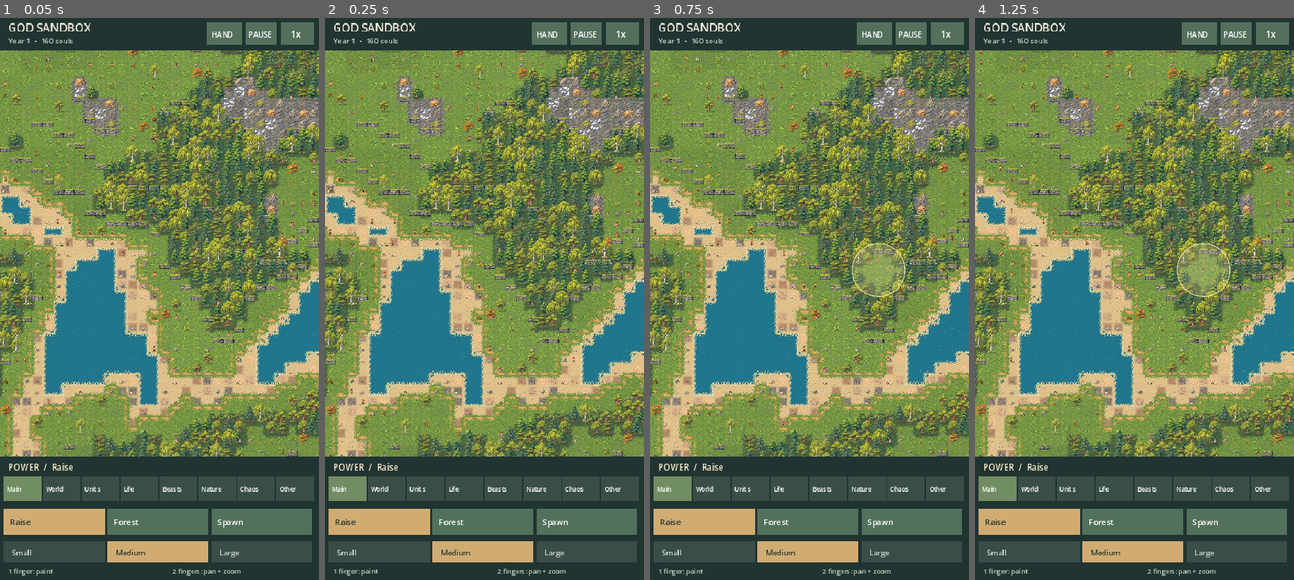
Above: before the commit, frames 1-4 (left to right).
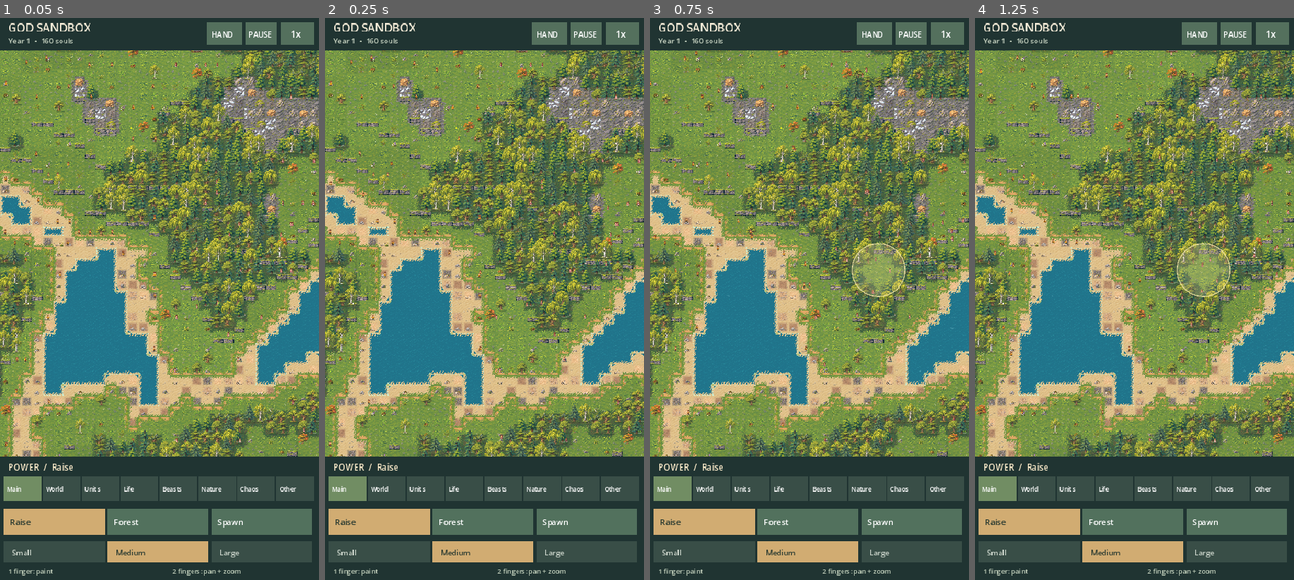
Above: after the commit, the same moments.

Repository: sebbbbrrrr/God-sandbox
Game: Godot game, scene res://scenes/world.tscn
Two runs of this game, one before a commit and one after it. Both use one fixed random seed, a clock stepped at 60 frames per second and the inputs below.
Inputs (mouse positions are in pixels of both pictures, inside the frame that each line leads up to):
- Up to frame 1 (0.05 s): no input
- Up to frame 2 (0.25 s): no input
- Up to frame 3 (0.75 s): move the mouse to (879, 270) at 0.52 s; click (879, 270) at 0.67 s
- Up to frame 4 (1.25 s): no input

Frame 1 is identical in both runs. In frame 2, 0.4% of the frame differs, in the area x 1-96%, y 5-77%; in frame 3, 0.5%; in frame 4, 0.6%, in the area x 1-100%, y 5-76%.

Commit message:
Interpolate pixel-art citizens between simulation tiles and animate walking

Diff:
--- a/scripts/pixel_world_renderer.gd
+++ b/scripts/pixel_world_renderer.gd
@@ -4,6 +4,7 @@
 const Atlas = preload("res://scripts/pixel_atlas.gd")
 const Chunk = preload("res://scripts/pixel_chunk.gd")
 const Commands = preload("res://scripts/pixel_commands.gd")
+const Walk = preload("res://scripts/citizen_walk.gd")
 const TILE := 32
 const CHUNK := 16
 const RISE := 12
@@ -18,6 +19,8 @@
 var atlas: PixelAtlas
 var chunks: Dictionary = {}
 var unit_rows: Array[PixelCommands] = []
+var walks: CitizenWalk
+var walk_draw_accum := 0.0
 var effects: PixelCommands
 var detail := 1
 var visible_rect := Rect2()
@@ -37,6 +40,7 @@
 func setup(simulation: SandboxSimulation) -> void:
     world = simulation
     atlas = Atlas.new()
+    walks = Walk.new()
     texture_filter = CanvasItem.TEXTURE_FILTER_NEAREST
     z_index = -1000
     for cy in range(ceili(float(world.HEIGHT) / CHUNK)):
@@ -137,6 +141,8 @@
             rebuilds += 1
     for y in range(unit_rows.size()):
         unit_rows[y].visible = y*TILE >= visible_rect.position.y-64 and y*TILE <= visible_rect.end.y+64
+    # Camera changes also refresh visibility for resting citizens.
+    render_units()
 
 func build_chunk(chunk: PixelChunk) -> void:
     chunk.clear_commands()
@@ -350,20 +356,54 @@
     layer.add(key,(foot-Vector2(sz.x*0.5,sz.y)).round(),sz.round(),tint)
 
 func refresh_units() -> void:
+    # Refresh only when the authoritative simulation changes. Between ticks,
+    # presentation positions advance independently without changing AI state.
+    walks.synchronize(world.citizens)
+    render_units()
+
+func render_units() -> void:
     for row in unit_rows:
         row.clear_commands()
     for citizen in world.citizens:
-        if citizen["hp"] <= 0:
-            continue
-        var x: int = citizen["x"]
-        var y: int = citizen["y"]
-        var p := top_left(x,y)+Vector2(12+citizen["id"]%9,25)
-        prop(unit_rows[y],"citizen_gold" if citizen["nation"]==0 else "citizen_rose",p,0.9)
+        if int(citizen["hp"]) <= 0:
+            continue
+        var id: int = int(citizen["id"])
+        if not walks.tracks.has(id):
+            continue
+        var track: Dictionary = walks.tracks[id]
+        var start: Vector2 = track["from"]
+        var goal: Vector2 = track["to"]
+        var fraction: float = walks.alpha(id)
+        var start_height := world.height_at(roundi(start.x), roundi(start.y))
+        var end_height := world.height_at(int(citizen["x"]), int(citizen["y"]))
+        var p := start.lerp(goal, fraction) * TILE + Vector2(
+            12 + posmod(id, 9), 25 - lerpf(float(start_height), float(end_height), fraction) * RISE)
+        var phase: float = walks.walk_phase(id)
+        if phase >= 0.0:
+            p.y -= absf(sin(phase * TAU * 2.0)) * 0.65
+        # Skip invisible sprites, not simulated citizens. No one-sprite nodes.
+        if visible_rect.size != Vector2.ZERO and not visible_rect.grow(72.0).has_point(p):
+            continue
+        var row_index := clampi(roundi(lerpf(start.y, goal.y, fraction)), 0, world.HEIGHT - 1)
+        var key := "citizen_gold" if int(citizen["nation"]) == 0 else "citizen_rose"
+        var sprite_size := (atlas.size_of(key) * 0.9).round()
+        unit_rows[row_index].add(key,
+            (p - Vector2(sprite_size.x * 0.5, sprite_size.y)).round(),
+            sprite_size, Color.WHITE, phase)
     for row in unit_rows:
-        row.queue_redraw()
-
-func animate(delta: float) -> void:
-    effect_clock += delta
+        if row.visible:
+            row.queue_redraw()
+
+func animate(delta: float, simulated_delta: float = -1.0) -> void:
+    # The visual clock follows simulation speed, but drawing is capped to 30Hz
+    # on Android rather than rebuilding all unit rows every render frame.
+    var motion_delta := delta if simulated_delta < 0.0 else simulated_delta
+    if walks.advance(motion_delta):
+        walk_draw_accum += delta
+        if walk_draw_accum >= (1.0 / 30.0) or not walks.has_active_motion():
+            render_units()
+            walk_draw_accum = 0.0
+    effect_clock += motion_delta
     if effect_clock < 0.25:
         return
     effect_clock = 0.0
